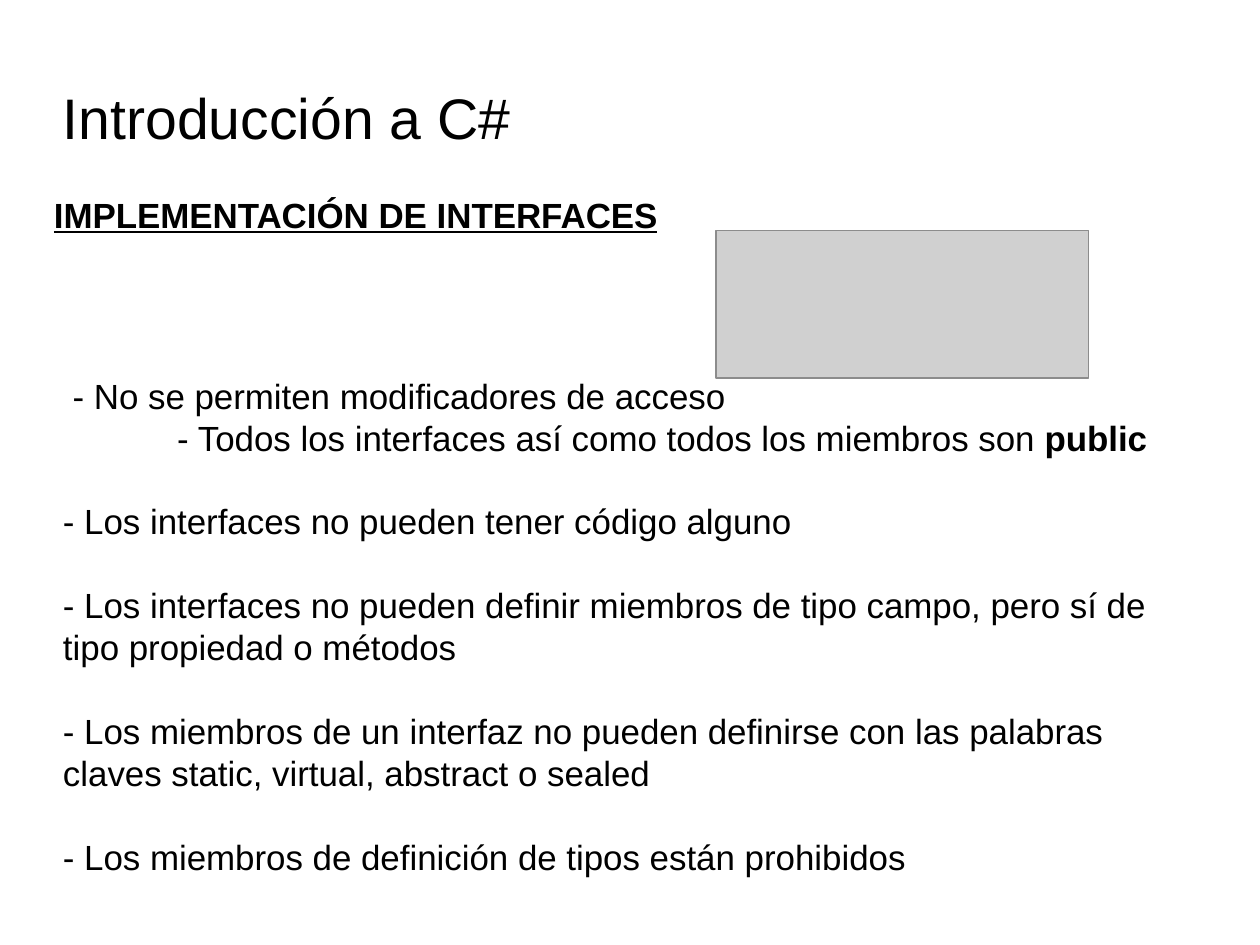
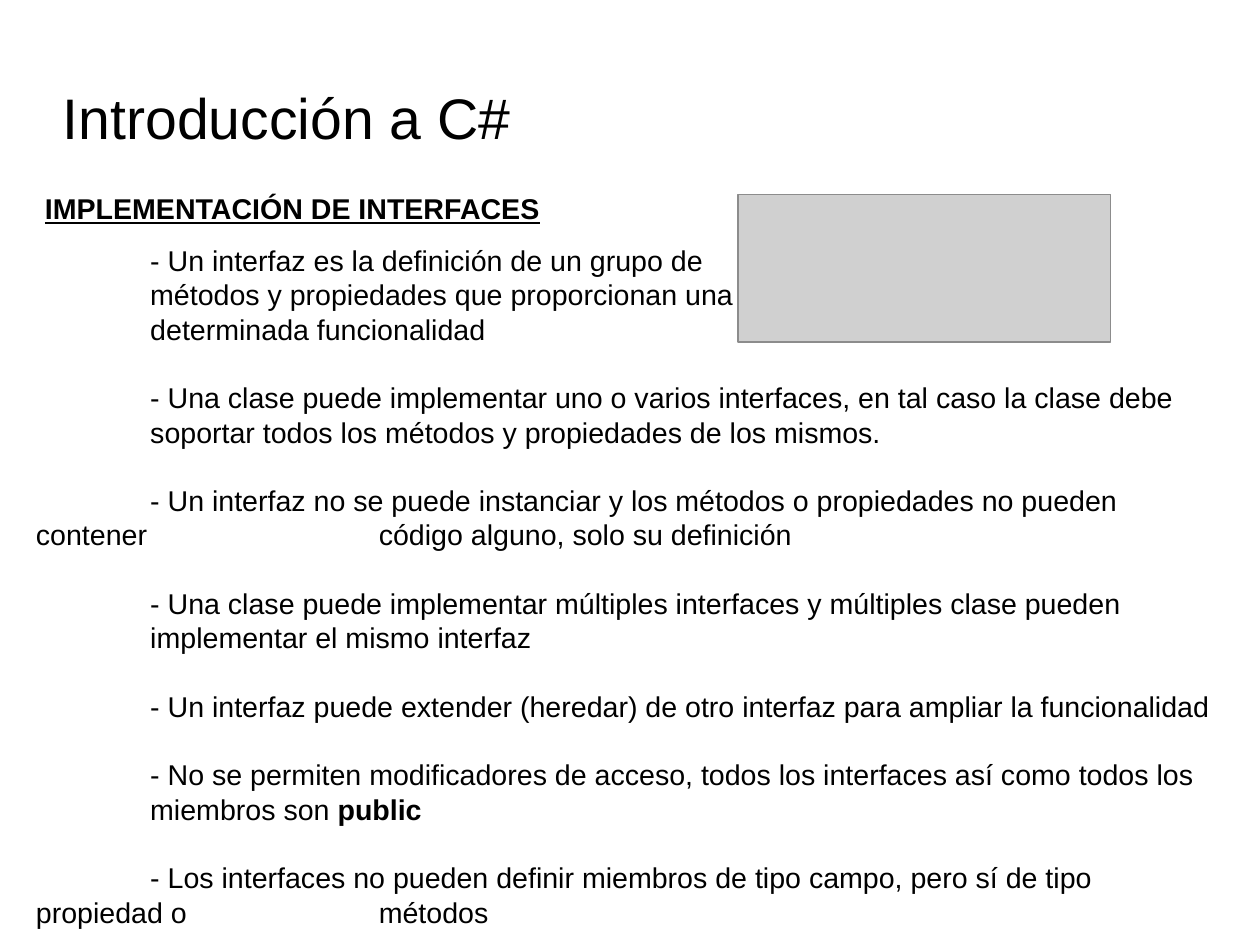
Before and after one commit to videojuegos-abastos/PMV, a slide deck: slide 17 of te/Tema 4 (Chema)/t4.3.- Definiendo miembros de una clase.odp (slide 18 before the commit). Drawn at 1260x945 pixels with LibreOffice and Linux fonts; fonts in the diff are those of the drawing; grey boxes stand for pictures; background and template pictures are left out. Boxes give left, top, right and bottom in pixels: in the first picture for what was removed or moved away, otherwise in the second. Text is boxed around its words. In the diff, an @@ line names an element or a change of style, - is before the commit and + after.

```diff
--- a/te/Tema 4 (Chema)/t4.3.- Definiendo miembros de una clase.odp
+++ b/te/Tema 4 (Chema)/t4.3.- Definiendo miembros de una clase.odp
@@ text "IMPLEMENTACIÓN DE INTERFACES": place and size @@
-text "IMPLEMENTACIÓN DE INTERFACES" at box(54, 200, 658, 233)
+text "IMPLEMENTACIÓN DE INTERFACES" at box(45, 197, 539, 224)
@@ text "IMPLEMENTACIÓN DE INTERFACES" at box(45, 197, 539, 224): size 22 to 18 pt @@
@@ picture: place and size @@
-picture at box(716, 231, 1088, 378)
+picture at box(739, 194, 1111, 342)
@@ text "- Un interfaz es la ...": place and size @@
-text "- Un interfaz es la ..." at box(63, 383, 1148, 876)
+text "- Un interfaz es la ..." at box(36, 250, 1209, 894)
@@ text "- Un interfaz es la ..." at box(36, 250, 1209, 894): vertical alignment middle to top @@
@@ text at box(36, 250, 1209, 825): text changed; size 22 to 18 pt @@
-- No se permiten modificadores de acceso
-- Todos los interfaces así como todos los miembros son public
-- Los interfaces no pueden tener código alguno
+- Un interfaz es la definición de un grupo de
+métodos y propiedades que proporcionan una
+determinada funcionalidad
+- Una clase puede implementar uno o varios interfaces, en tal caso la clase debe soportar todos los métodos y propiedades de los mismos.
+- Un interfaz no se puede instanciar y los métodos o propiedades no pueden contener código alguno, solo su definición
+- Una clase puede implementar múltiples interfaces y múltiples clase pueden implementar el mismo interfaz
+- Un interfaz puede extender (heredar) de otro interfaz para ampliar la funcionalidad
+- No se permiten modificadores de acceso, todos los interfaces así como todos los miembros son public
@@ text at box(63, 718, 1103, 876): paragraphs removed @@
-- Los miembros de un interfaz no pueden definirse con las palabras claves static, virtual, abstract o sealed
-- Los miembros de definición de tipos están prohibidos
@@ text at box(168, 867, 1091, 894): size 22 to 18 pt in "- Los interfaces no pueden definir miembros ..." @@
```
Also in this commit, not shown: 20 other slides changed, 1 slide added, 4 slides removed, 1 other file.
